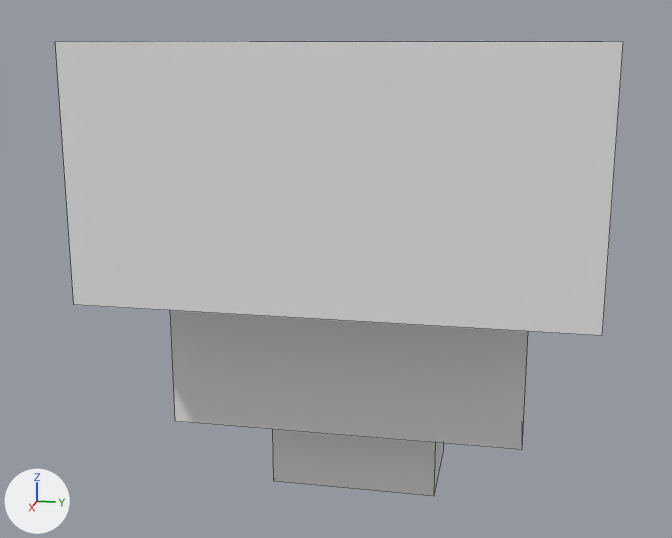
Renders of the Blender file Assets/Meshes/migeon.blend from each side of a commit.
The view is the same before and after, from a 50 mm lens placed at (3.6, 0.56, 1.0), pointed at (0.05, -0.15, 0.12). Arrows for +X, +Y and +Z are at lower left; the lights stay in place. Mesh edges are drawn as thin lines.

Objects in the first picture: 'Migeon'.
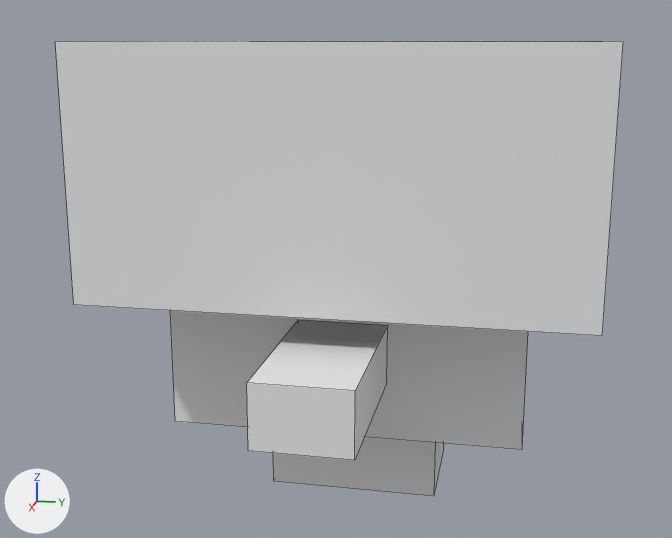
Where the change shows, as pixel boxes (x1, y1, x2, y2) in the pictures (672 x 538 px):
part 1 of me_cube_003, added: after (247, 320, 388, 460)

What changed in the scene script:
```text
Change me_cube_003:
    where me_cube_003.from_pydata(...)  # 32 vertices, 24 faces; spans x -5.0..5.0, y -4.0..4.0, z -1.29..1.0
    used by ob_migeon; location = (0.0, 0.0, 0.3); scale = (0.2, 0.2, 0.7)
    me_cube_003 part 1: a new loose piece, a box spanning x 3.5..6.5, y -0.75..0.75, z -0.57..-0.29, in mat_material (white #e7e7e7)
```
